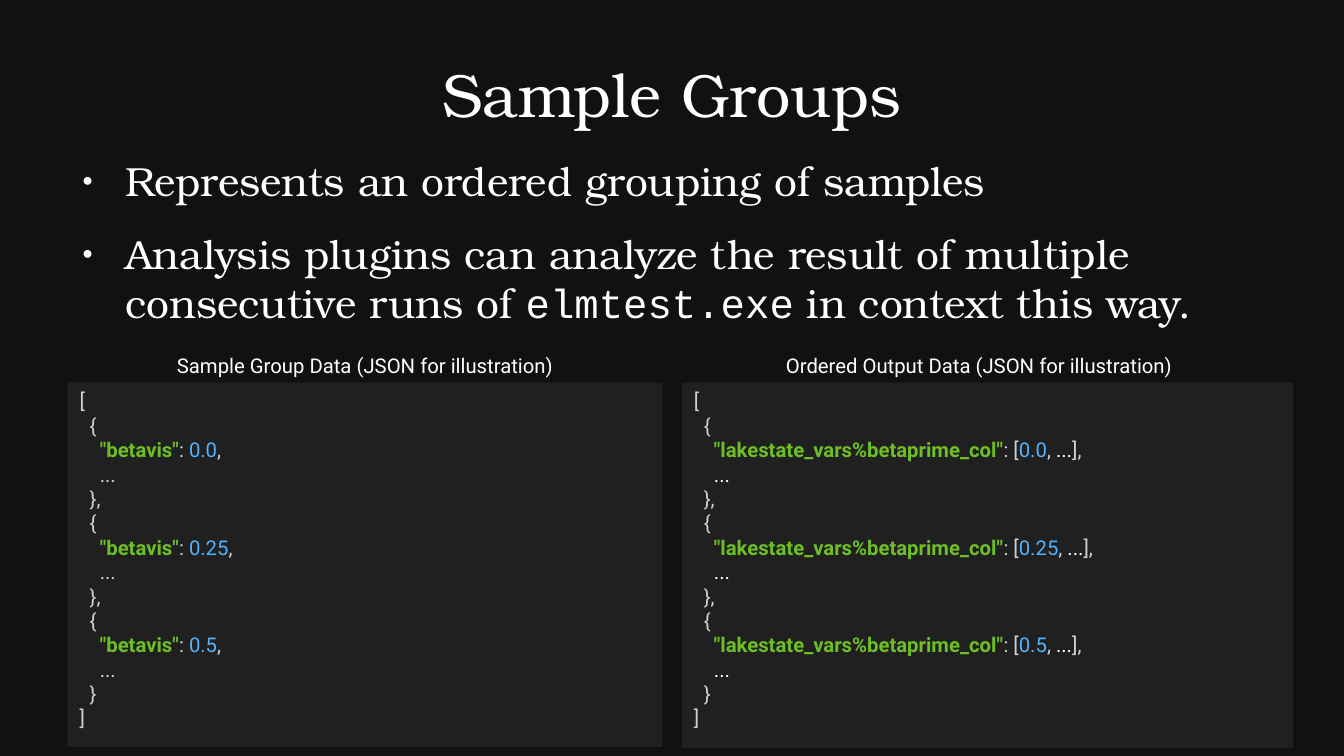
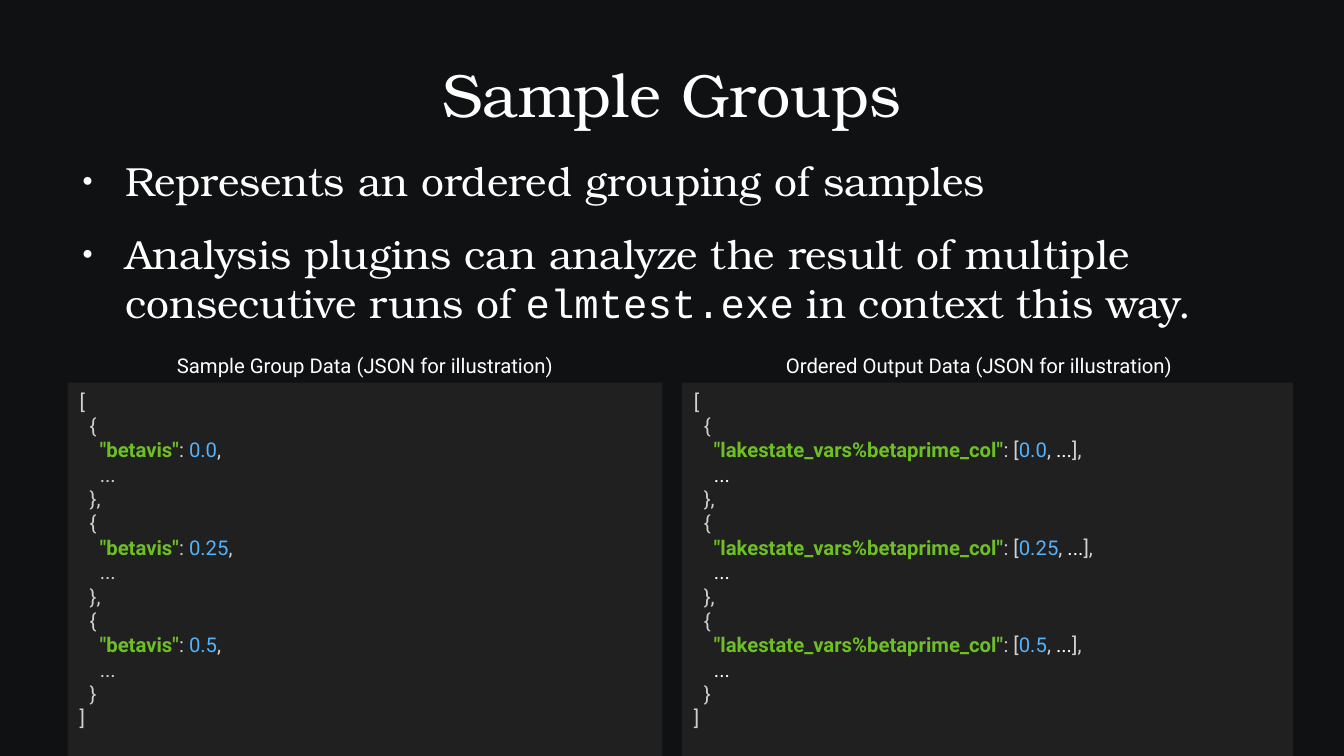
Before and after one commit to SamAllen06/lake_temp_work, a slide deck: slide 10 of documentation/for_collaborators/TestingSoftwareOverview.odp. Drawn at 1344x756 pixels with LibreOffice and Linux fonts; fonts in the diff are those of the drawing. Boxes give left, top, right and bottom in pixels: in the first picture for what was removed or moved away, otherwise in the second. Text is boxed around its words. In the diff, an @@ line names an element or a change of style, - is before the commit and + after.

```diff
--- a/documentation/for_collaborators/TestingSoftwareOverview.odp
+++ b/documentation/for_collaborators/TestingSoftwareOverview.odp
@@ rectangle "[": place and size @@
-rectangle "[" at [68,383,663,748]
+rectangle "[" at [68,383,663,756]
@@ rectangle "[": place and size @@
-rectangle "[" at [682,383,1294,749]
+rectangle "[" at [682,383,1294,756]
```
Also in this commit, not shown: 4 other slides changed, 1 slide added, 1 slide removed, 2 other files.
